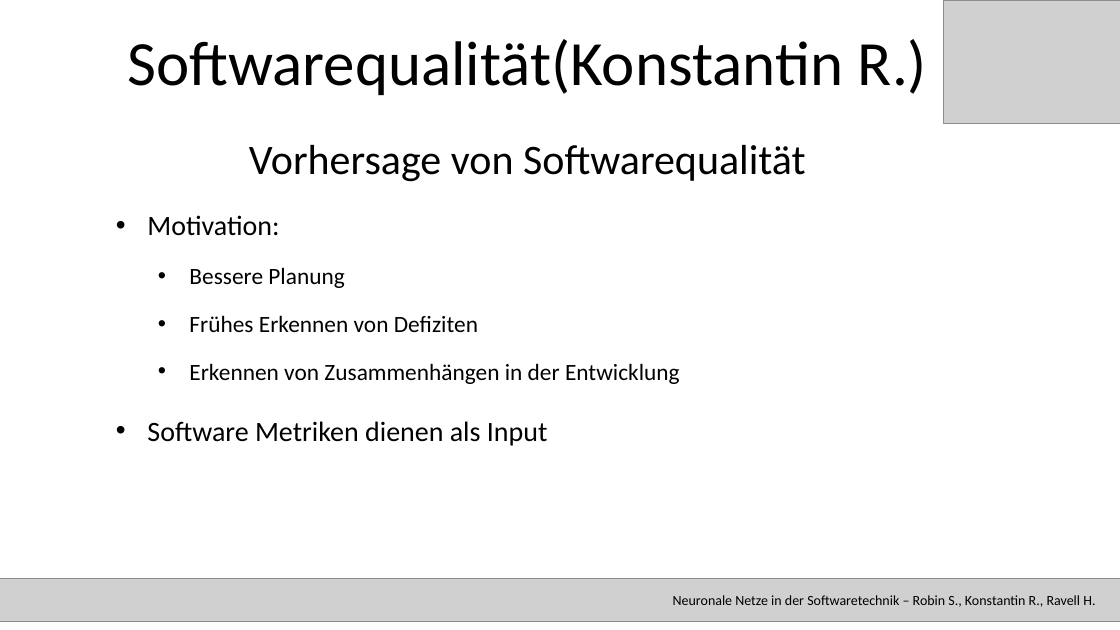
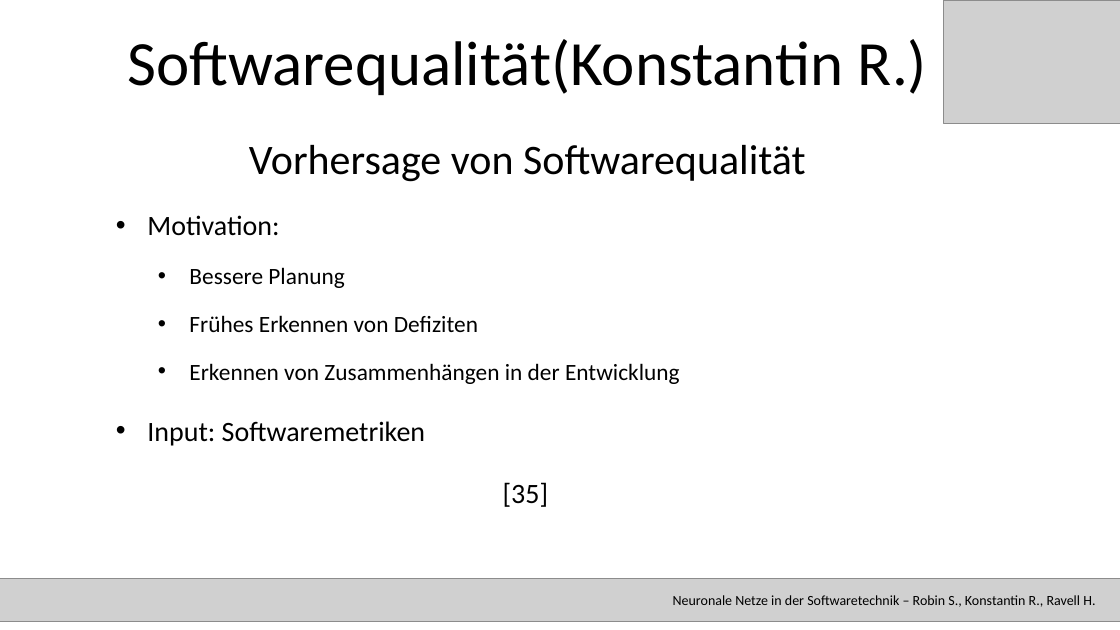
Before and after one commit to RavellHeerdegen/SATElite, a slide deck: slide 33 of SATPräsiMitBezeichnerUndRefs.pptx (slide 32 before the commit). Drawn at 1120x630 pixels with LibreOffice and Linux fonts; fonts in the diff are those of the drawing; grey boxes stand for pictures. Boxes give left, top, right and bottom in pixels: in the first picture for what was removed or moved away, otherwise in the second. Text is boxed around its words. In the diff, an @@ line names an element or a change of style, - is before the commit and + after.

```diff
--- a/SATPräsiMitBezeichnerUndRefs.pptx
+++ b/SATPräsiMitBezeichnerUndRefs.pptx
@@ text at [147, 421, 549, 507]: text changed @@
-• Software Metriken dienen als Input
+• Input: Softwaremetriken
+[35]
```
Also in this commit, not shown: 16 other slides changed, 1 slide added.
